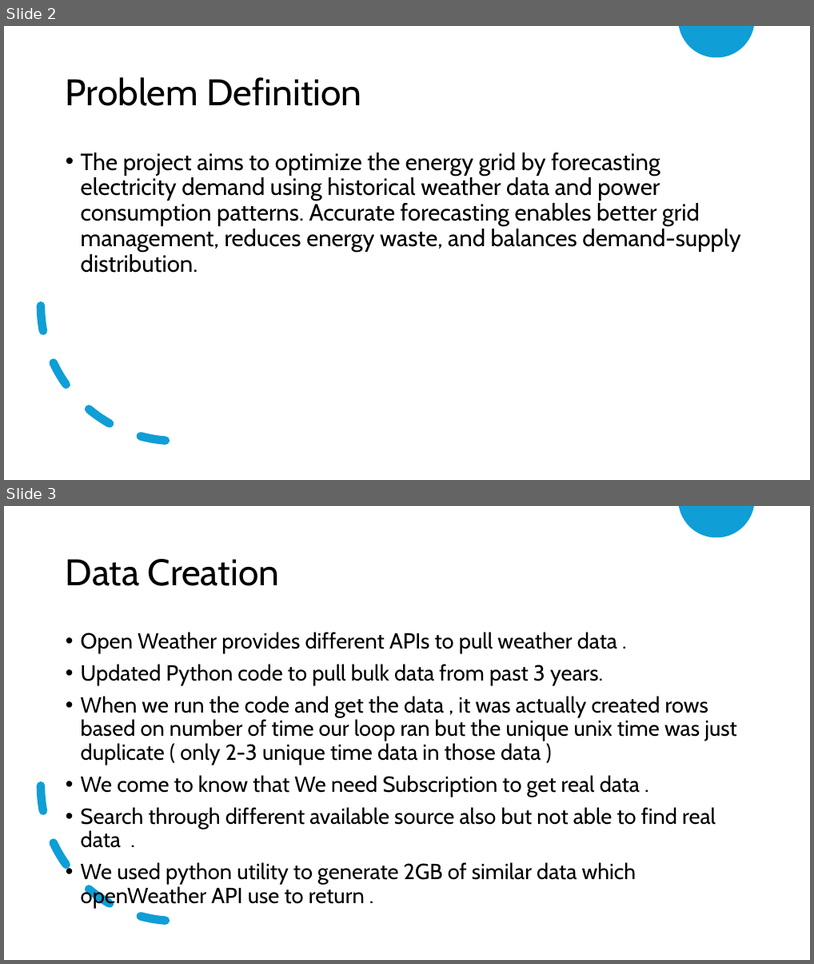
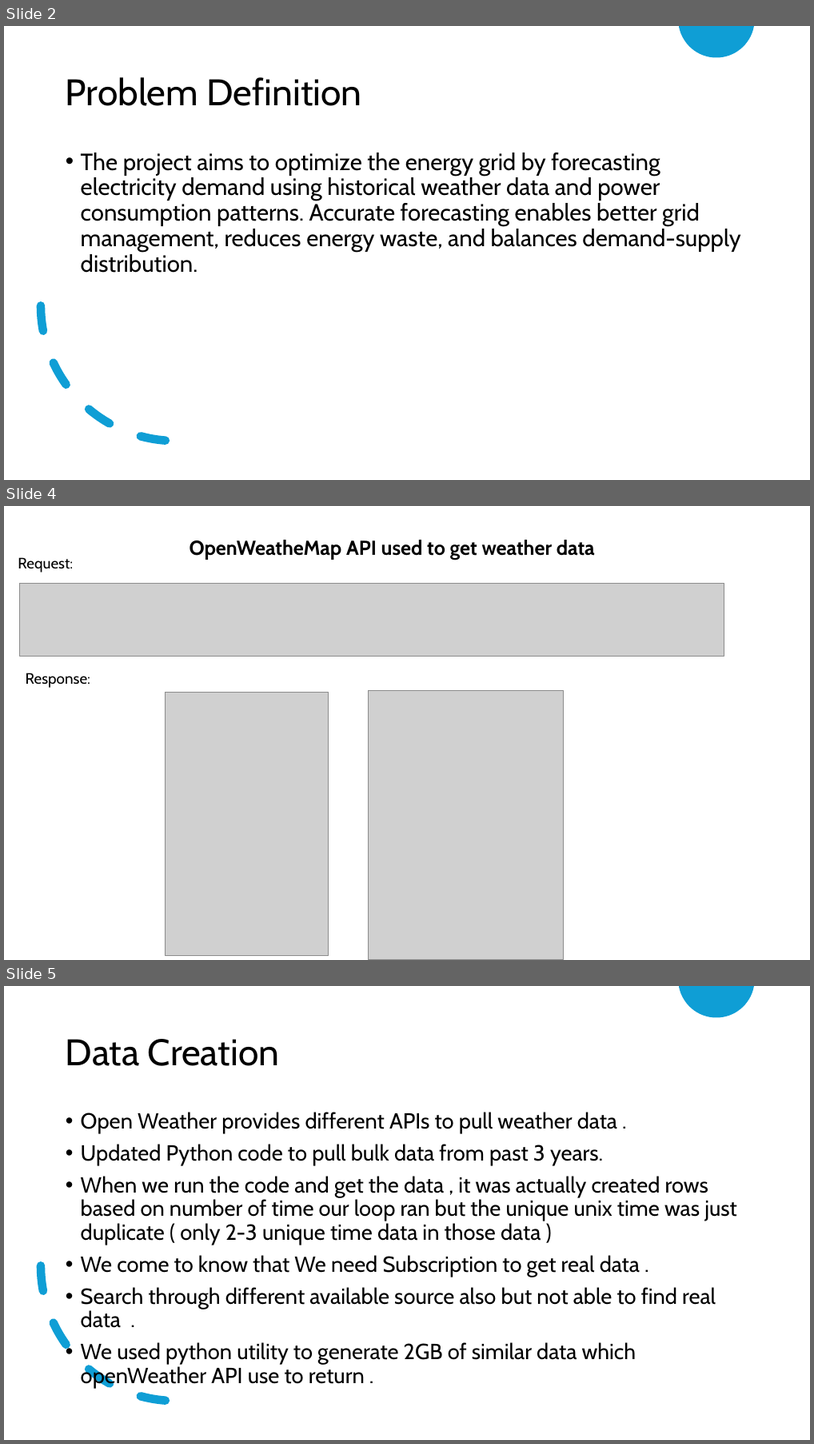
Before and after one commit to cksinghnet/Weather-Based-Grid-Optimization, a slide deck: DataEnggFinalProjectPPT.pptx. Shown one above the other, each under a label of ours: slides 2 and 3 before the commit, slides 2, 4 and 5 after it; the slides between them are not shown. The pictures are 814x964 and 814x1444 pixels, drawn with LibreOffice and Linux fonts; fonts in the diff are those of the drawing; grey boxes stand for pictures. Boxes give left, top, right and bottom in pixels: in the first picture for what was removed or moved away, otherwise in the second. Text is boxed around its words. In the diff, an @@ line names an element or a change of style, - is before the commit and + after.

```diff
--- a/DataEnggFinalProjectPPT.pptx
+++ b/DataEnggFinalProjectPPT.pptx
@@ slide 4 added at (4, 506, 810, 960), background #FFFFFF @@
@@ text added at (190, 540, 595, 560), 24 pt, text #000000, bold @@
+OpenWeatheMap API used to get weather data
@@ text added at (18, 557, 73, 572), 18 pt, text #000000 @@
+Request:
@@ picture added at (20, 584, 725, 656) @@
@@ text added at (26, 672, 90, 688), 18 pt, text #000000 @@
+Response:
@@ picture added at (166, 692, 328, 956) @@
@@ picture added at (368, 691, 563, 960) @@
@@ what was slide 3 is now slide 5 @@
```
Also in this commit, not shown: 1 other slide added.
